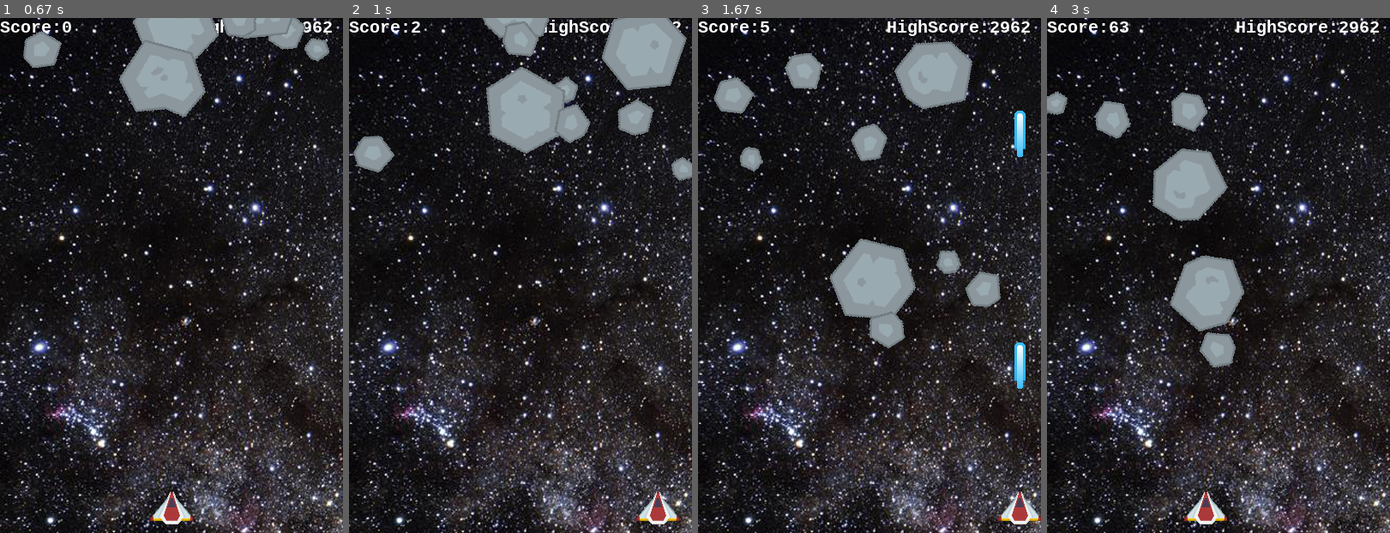
Above: before the commit, frames 1-4 (left to right).
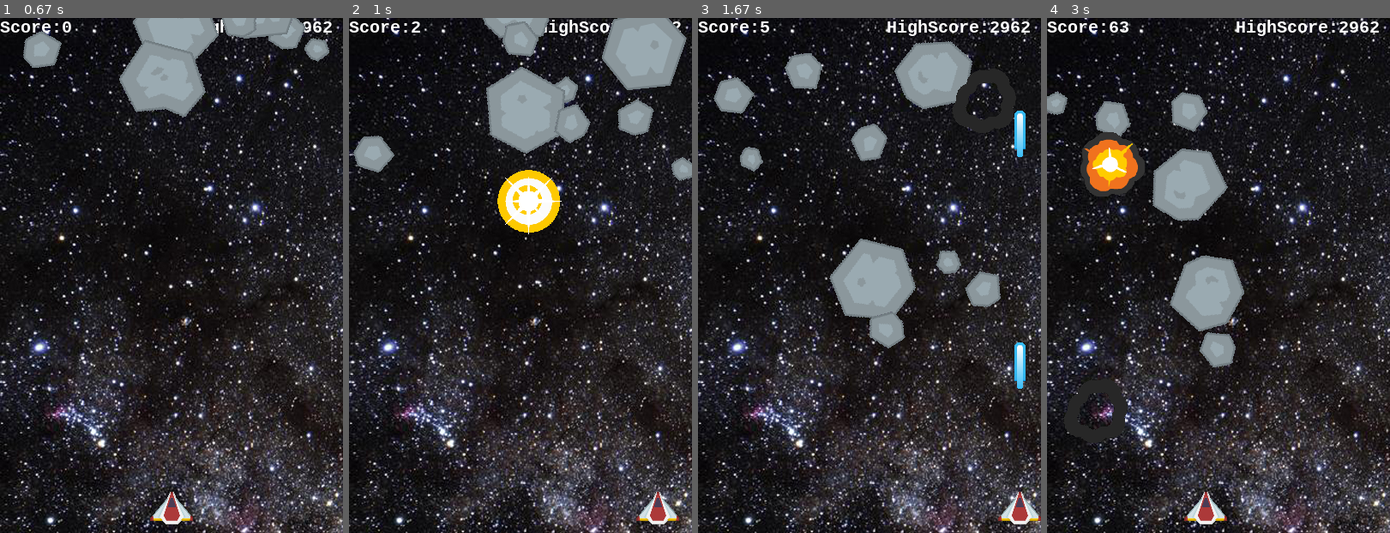
Above: after the commit, the same moments.

Repository: andrewle19/CometCrush
Game: pygame game, started from shootem.py
Same seed, same stepped clock (60 frames per second), same inputs: the game is played once before the commit and once after it.
Inputs:
- Up to frame 1 (0.67 s): tap Space at 0.33 s
- Up to frame 2 (1 s): hold Right from 0.67 s (still down); tap Space at 0.73 s
- Up to frame 3 (1.67 s): tap Space at 1.03, 1.23, 1.53 s; release Right at 1.13 s; hold Right 1.17-1.63 s
- Up to frame 4 (3 s): hold Left 1.67-2.2 s; tap Space at 1.73, 2.03, 2.3, 2.6, 2.73 s; hold Left 2.23-2.63 s; hold Right from 2.67 s (still down)

Frame 1 is identical in both runs. In frame 2, 1.7% of the frame differs, in the area x 43-62%, y 29-42%; in frame 3, 0.5%; in frame 4, 2.2%, in the area x 5-29%, y 22-83%.

Commit message:
Added Explosions! TODO: powerups,retry

Diff:
--- a/shootem.py
+++ b/shootem.py
@@ -34,18 +34,45 @@
     label = myfont.render(msg,1,color); # makes a label with a msg and color with it
     screen.blit(label,(x,y)) # stages label to screen at x and y cordinate
 
+# opens the highscore file then reads and returns the highscore
 def getHighScore():
     highscore_file = open("high_score.txt","r")
     high_score = int(highscore_file.read())
     highscore_file.close()
     return high_score
 
+# writes new highscore to the highscore file
 def writeHighScore(highscore):
     highscore_file = open("high_score.txt","w")
     highscore_file.write(str(highscore))
     highscore_file.close()
 
 
+# explosion sprite class
+class Explosion(pygame.sprite.Sprite):
+    def __init__(self, center):
+        pygame.sprite.Sprite.__init__(self)
+        self.image = explosion_img[0]# starting explosion_img
+        self.rect = self.image.get_rect()
+        self.rect.center = center # center of explosion
+        self.frame = 0 # starting animation frame
+        self.last_update = pygame.time.get_ticks() # last update of animation
+        self.frame_rate = 30 # frame rate of explosion time
+
+    def update(self):
+        now = pygame.time.get_ticks()
+        # if its time for next frame
+        if now - self.last_update > self.frame_rate:
+            self.last_update = now
+            self.frame += 1
+            # kill sprite at end of animation
+            if self.frame == len(explosion_img):
+                self.kill()
+            else:
+                center = self.rect.center # set to current center
+                self.image = explosion_img[self.frame] # advance frame
+                self.rect = self.image.get_rect()
+                self.rect.center = center
 
 # player ship class
 class Player(pygame.sprite.Sprite):
@@ -151,7 +178,6 @@
             self.speedy = random.randrange(1, 9)
 
 
-
 # shots fire
 class Shot(pygame.sprite.Sprite):
     def __init__(self,x,y):
@@ -184,6 +210,14 @@
 for img in asteroid_list:
     asteroid_img.append(pygame.image.load(path.join(img_dir,img)).convert())
 laser_img = pygame.image.load(path.join(img_dir,"laser.png")).convert()
+
+explosion_img = []
+explosion_list = ['explosion.png','explosion2.png','explosion3.png'
+                ,'explosion4.png','explosion5.png','explosion6.png','explosion7.png','explosion8.png']
+for img in explosion_list:
+    expl = pygame.image.load(path.join(img_dir,img)).convert()
+    expl.set_colorkey(BLACK)
+    explosion_img.append(pygame.transform.scale(expl,(75,75)))
 
 # load game sound
 laser_sound = pygame.mixer.Sound(path.join(sound_dir,"Laser.wav"))
@@ -235,7 +269,7 @@
                 start = True
 
 score = 0
-high_score = getHighScore()
+high_score = getHighScore() # get the high score
 # Game loop
 running = True
 while running:
@@ -269,6 +303,8 @@
         all_sprites.add(m)
         mobs.add(m)
         score += int((50 - hit.radius)/2)
+        explosion = Explosion(hit.rect.center)
+        all_sprites.add(explosion)
         random.choice(explosion_snd).play()
 
     #check to see if a mob hit player (returns list of mobs that hit players)
@@ -277,6 +313,8 @@
 
     # game loop will end
     if hits:
+        explosion = Explosion(player.rect.center)
+        all_sprites.add(explosion)
         all_sprites.empty
         mobs.empty
         shots.empty()
@@ -305,7 +343,7 @@
 quit = False
 while quit != True:
     screen.blit(background,background_rect)
-
+    # if the score was higher than high score write to the file
     if score > high_score:
         writeHighScore(score)
     displayMsg("Score:" + str(score),"monospace",25,WHITE,140,HEIGHT/2)
Binary file added: img/explosion.png
Binary file added: img/explosion2.png
Binary file added: img/explosion3.png
Binary file added: img/explosion4.png
Binary file added: img/explosion5.png
Binary file added: img/explosion6.png
Binary file added: img/explosion7.png
Binary file added: img/explosion8.png
Binary file added: img/explosion9.png
